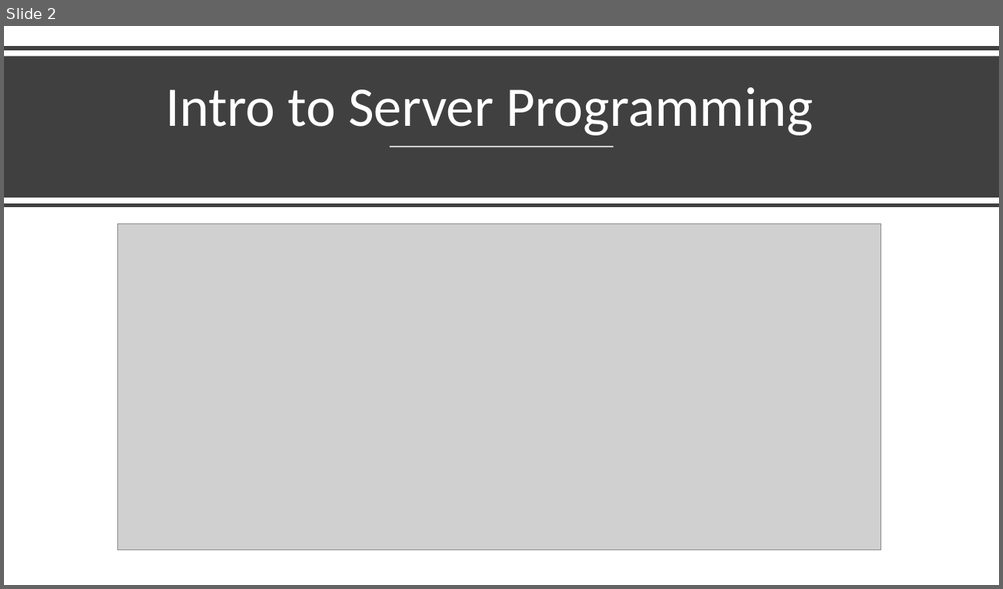
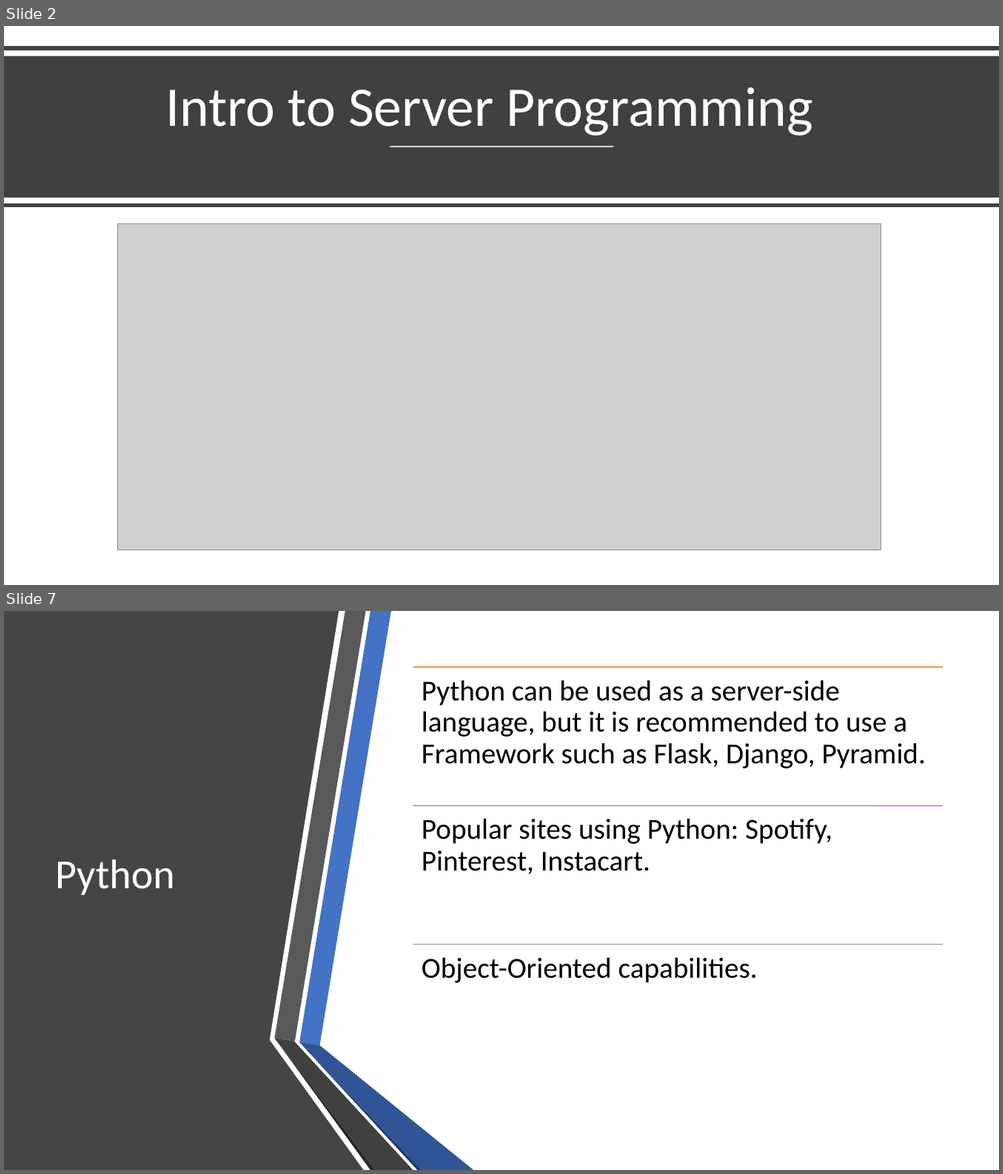
Before and after one commit to Tyler242/tyler242.github.io, a slide deck: server-side-languages.pptx. Shown one above the other, each under a label of ours: slide 2 before the commit, slides 2 and 7 after it; the slides between them are not shown. The pictures are 1003x589 and 1003x1174 pixels, drawn with LibreOffice and Linux fonts; fonts in the diff are those of the drawing; grey boxes stand for pictures. Boxes give left, top, right and bottom in pixels: in the first picture for what was removed or moved away, otherwise in the second. Text is boxed around its words. In the diff, an @@ line names an element or a change of style, - is before the commit and + after.

```diff
--- a/server-side-languages.pptx
+++ b/server-side-languages.pptx
@@ slide 7 added at bbox=[4, 611, 999, 1170], background #FFFFFF @@
@@ freeform shape added at bbox=[4, 611, 364, 1170], fill #454545 @@
@@ title added at bbox=[55, 860, 175, 895], 40 pt, text #FFFFFF @@
+Python
@@ group added at bbox=[413, 667, 942, 983]: 3 lines, 3 texts @@
+Python can be used as a server-side language, but it is recommended to use a Framework such as Flask, Django, Pyramid.
+Popular sites using Python: Spotify, Pinterest, Instacart.
+Object-Oriented capabilities.
@@ group added at bbox=[275, 611, 473, 1170]: 6 freeform shapes @@
```
Also in this commit, not shown: 1 slide changed, 5 other slides added, 5 slides removed.
